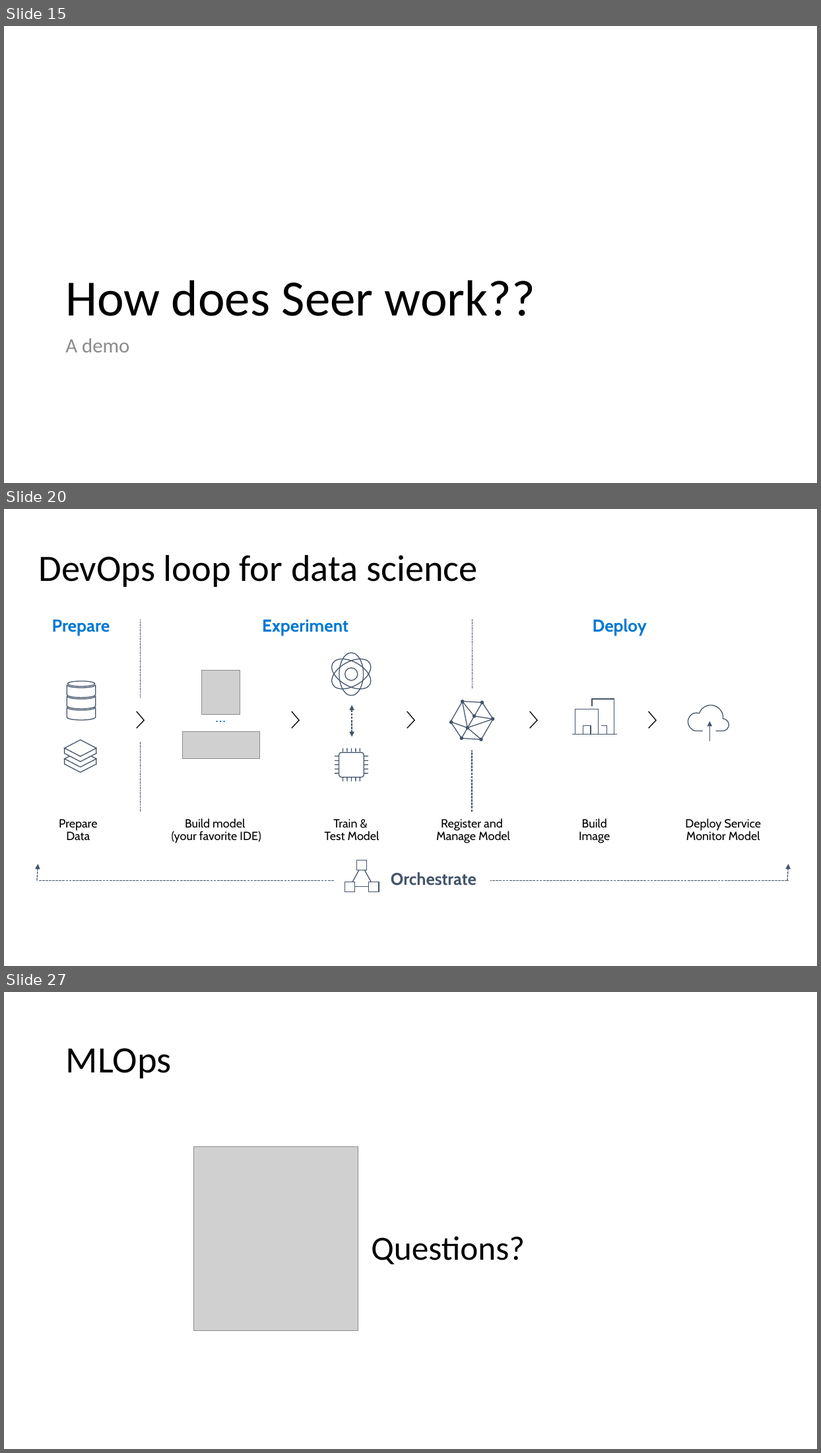
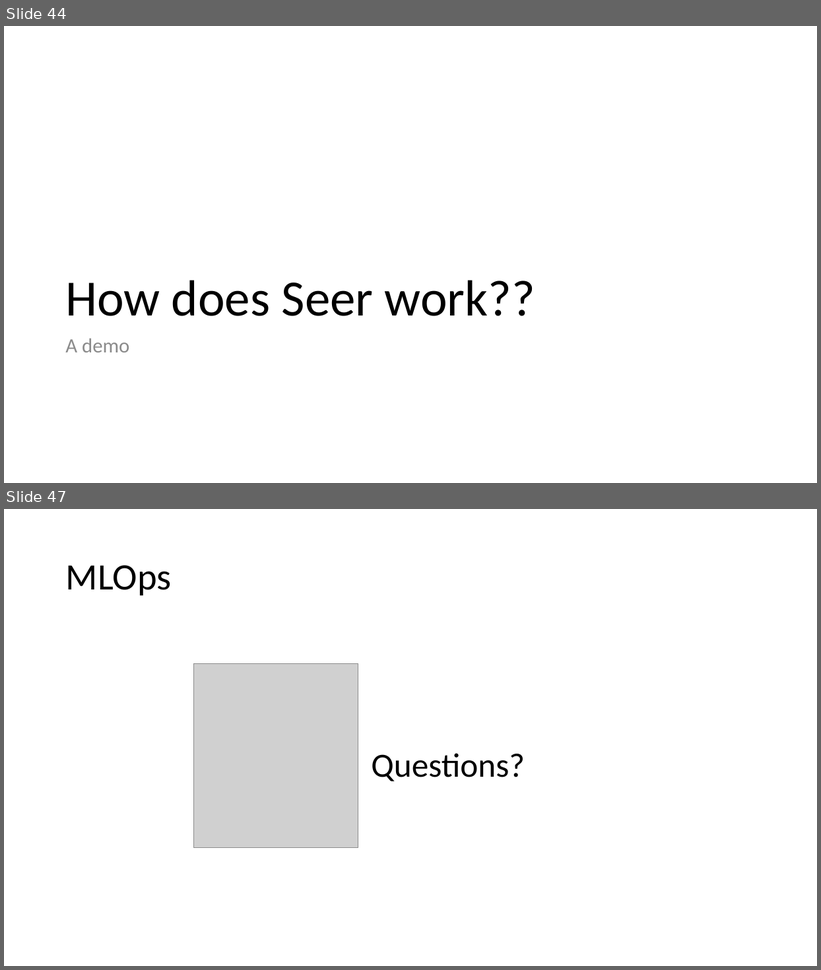
Before and after one commit to cloudscaleml/workshop, a slide deck: powerpoint/MLOps.pptx. Shown one above the other, each under a label of ours: slides 15, 20 and 27 before the commit, slides 44 and 47 after it; the slides between them are not shown. The pictures are 821x1453 and 821x970 pixels, drawn with LibreOffice and Linux fonts; fonts in the diff are those of the drawing; grey boxes stand for pictures. Boxes give left, top, right and bottom in pixels: in the first picture for what was removed or moved away, otherwise in the second. Text is boxed around its words. In the diff, an @@ line names an element or a change of style, - is before the commit and + after.

```diff
--- a/powerpoint/MLOps.pptx
+++ b/powerpoint/MLOps.pptx
@@ slide 20 removed at (4, 509, 817, 966), background #FFFFFF @@
@@ title removed at (38, 555, 477, 587) @@
-DevOps loop for data science
@@ picture removed at (202, 671, 240, 714) @@
@@ text removed at (188, 701, 253, 737) @@
-…
@@ group removed at (52, 619, 761, 844): 32 lines, 12 freeform shapes, 12 ellipses, 9 texts, 3 rectangles, 2 diamonds, 1 double arrow, 1 arrow, 1 hexagon @@
-Prepare Data
-Register and
-Manage Model
-Train &
-Test Model
-Build Image
-Build model
-(your favorite IDE)
-Deploy Service
-Monitor Model
-Prepare
-Experiment
-Deploy
@@ picture removed at (183, 731, 260, 758) @@
@@ group removed at (37, 860, 789, 892): 2 arrows, 1 line, 1 rectangle, 1 text, 1 freeform shape @@
-Orchestrate
@@ what was slide 15 is now slide 44 @@
@@ what was slide 27 is now slide 47 @@
```
Also in this commit, not shown: 1 slide changed, 35 slides added, 14 other slides removed.
